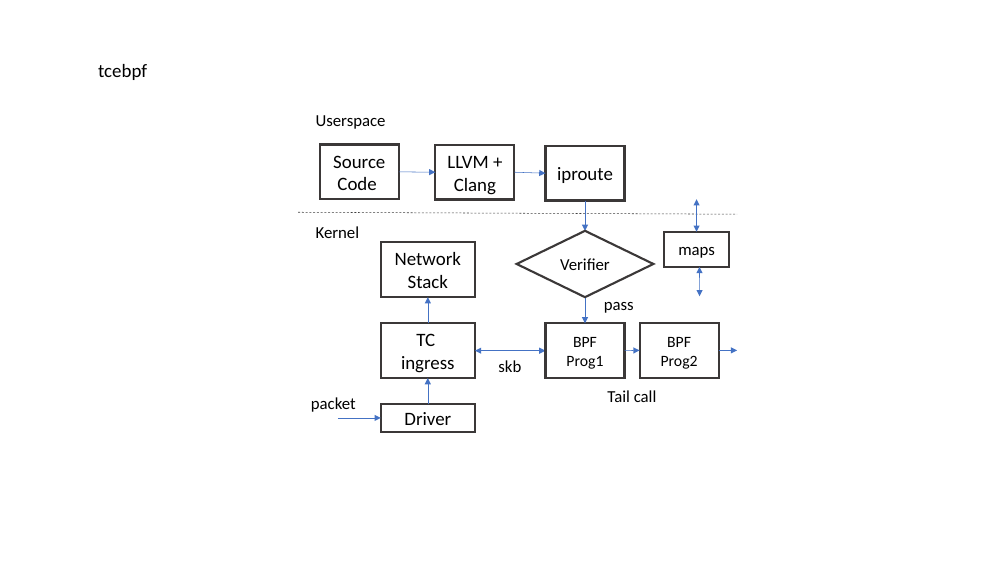
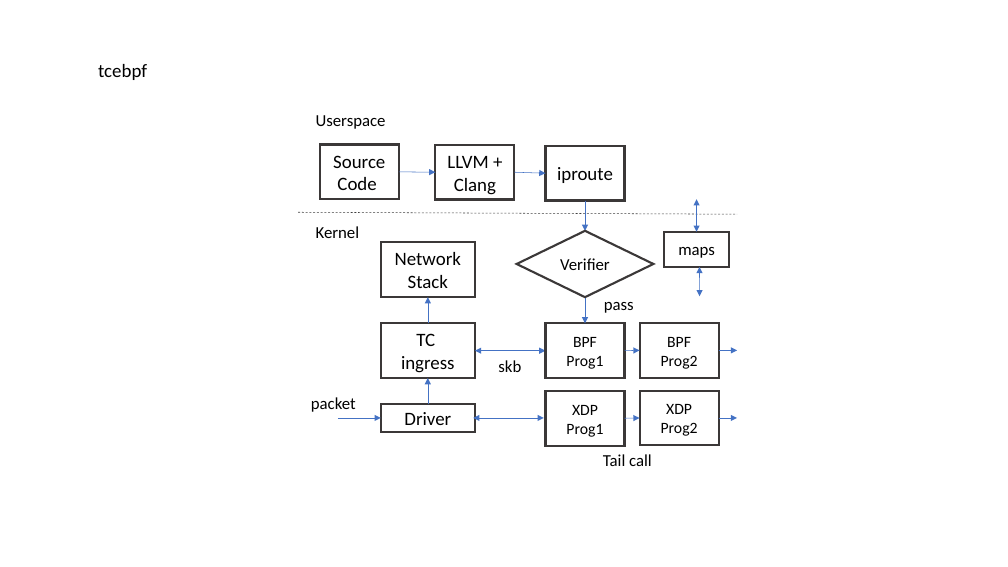
Before and after one commit to williamtu/lpc18-ebpf, a slide deck: slide 2 of graph/graph.pptx. Drawn at 1008x567 pixels with LibreOffice and Linux fonts; fonts in the diff are those of the drawing. Boxes give left, top, right and bottom in pixels: in the first picture for what was removed or moved away, otherwise in the second. Text is boxed around its words. In the diff, an @@ line names an element or a change of style, - is before the commit and + after.

```diff
--- a/graph/graph.pptx
+++ b/graph/graph.pptx
@@ double arrow added from (473, 418) to (544, 418), #4472C4 0.5 pt @@
@@ rectangle added at (546,391,625,445), fill #FFFFFF, outline #3B3838 2 pt, 15 pt, text #000000 @@
+XDP Prog1
@@ arrow added from (625, 418) to (640, 418), #4472C4 0.5 pt @@
@@ rectangle added at (640,391,719,445), fill #FFFFFF, outline #3B3838 2 pt, 15 pt, text #000000 @@
+XDP Prog2
@@ arrow added from (719, 418) to (737, 418), #4472C4 0.5 pt @@
@@ text "Tail call": place and size @@
-text "Tail call" at (607,390,657,402)
+text "Tail call" at (603,454,652,466)
```
Also in this commit, not shown: 1 other file.
